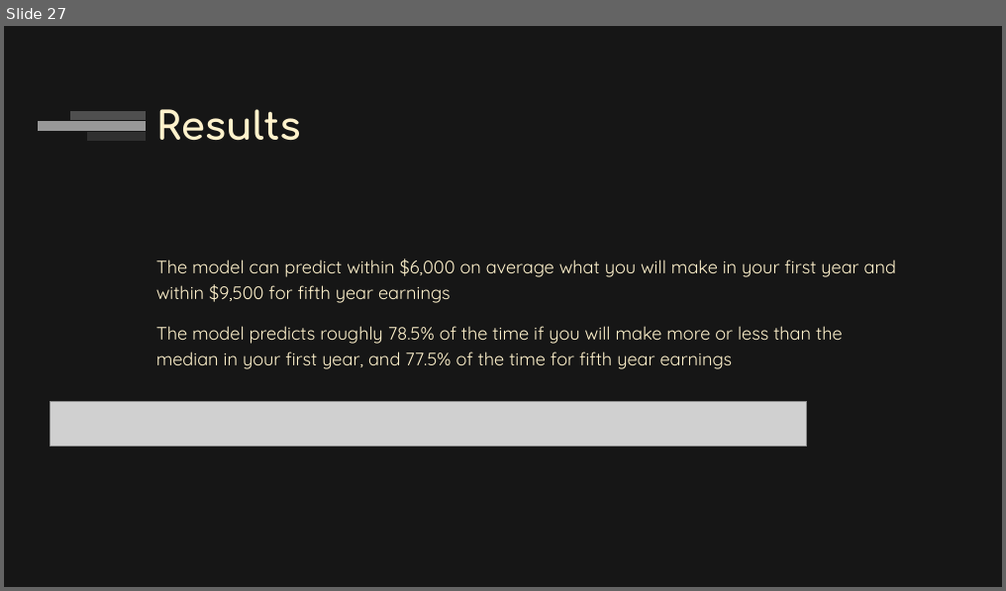
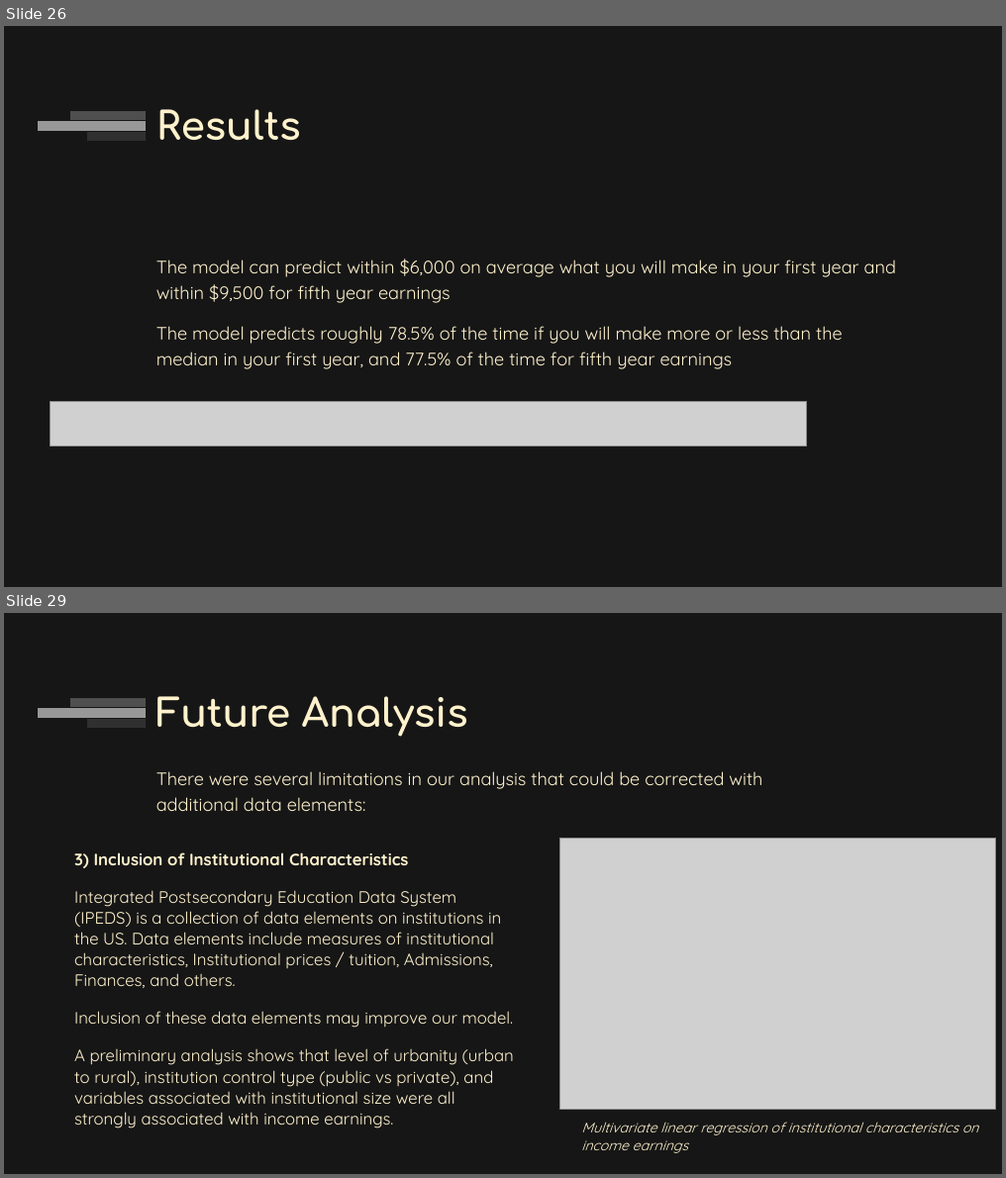
Before and after one commit to adinfinitum225/final_project, a slide deck: media/Final Project - Employment Prosepects.pptx. Shown one above the other, each under a label of ours: slide 27 before the commit, slides 26 and 29 after it; the slides between them are not shown. The pictures are 1006x591 and 1006x1178 pixels, drawn with LibreOffice and Linux fonts; fonts in the diff are those of the drawing; grey boxes stand for pictures. Boxes give left, top, right and bottom in pixels: in the first picture for what was removed or moved away, otherwise in the second. Text is boxed around its words. In the diff, an @@ line names an element or a change of style, - is before the commit and + after.

```diff
--- a/media/Final Project - Employment Prosepects.pptx
+++ b/media/Final Project - Employment Prosepects.pptx
@@ slide 29 added at (4, 613, 1002, 1174), background #161616; not listed: 3 template elements that a slide beside it also shows @@
@@ title added at (156, 696, 468, 736), 28 pt, text #FFF2CC, bold @@
+Future Analysis
@@ text added at (156, 771, 762, 811), 13 pt, text #FFF2CC @@
+There were several limitations in our analysis that could be corrected with additional data elements:
@@ picture added at (559, 839, 996, 1109) @@
@@ text added at (74, 853, 514, 1129), 12 pt, text #FFF2CC @@
+3) Inclusion of Institutional Characteristics
+Integrated Postsecondary Education Data System (IPEDS) is a collection of data elements on institutions in the US. Data elements include measures of institutional characteristics, Institutional prices / tuition, Admissions, Finances, and others.
+Inclusion of these data elements may improve our model.
+A preliminary analysis shows that level of urbanity (urban to rural), institution control type (public vs private), and variables associated with institutional size were all strongly associated with income earnings.
@@ text added at (581, 1122, 979, 1154), 10.1 pt, text #FFF2CC, italic @@
+Multivariate linear regression of institutional characteristics on income earnings
@@ what was slide 27 is now slide 26 @@
```
Also in this commit, not shown: 5 slides changed, 5 other slides added, 4 slides removed.
